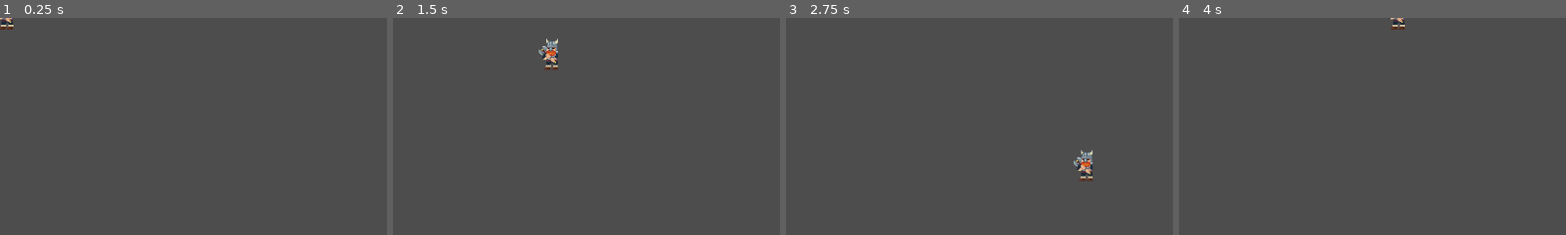
Above: before the commit, frames 1-4 (left to right).
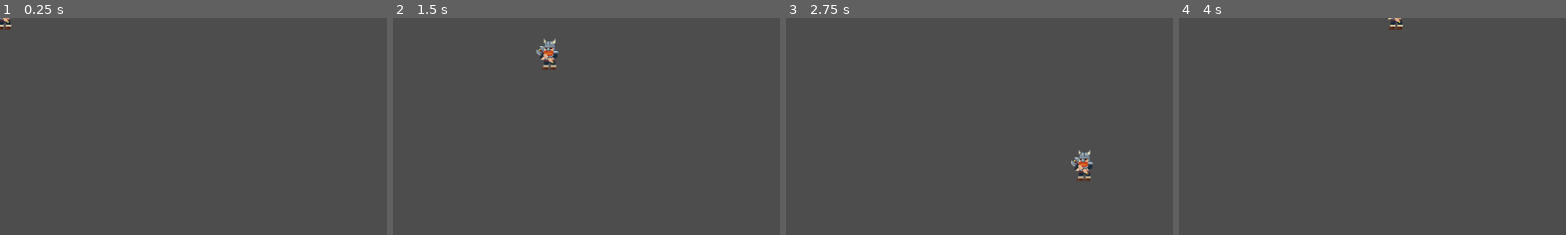
Above: after the commit, the same moments.

Repository: Jad3104/ThroneForTheForsaken
Game: Godot game, scene res://Escenas/personaje.tscn
Same seed, same stepped clock (60 frames per second), same inputs: the game is played once before the commit and once after it.
Inputs:
- Up to frame 1 (0.25 s): no input
- Up to frame 2 (1.5 s): tap Enter at 0.5 s; hold Right (ui_right) 0.53-1.28 s; hold Down (ui_down) from 1.28 s (still down)
- Up to frame 3 (2.75 s): release Down (ui_down) at 2.03 s; hold Right (ui_right) from 2.03 s (still down)
- Up to frame 4 (4 s): release Right (ui_right) at 2.78 s; hold Up (ui_up) 2.78-3.53 s; hold Left (ui_left) from 3.53 s (still down)
The pictures show only the part of the screen within x 0-50%, y 0-50%; the shares and areas given below are measured in that part.

The runs differ from the first frame. In frame 1, 0.1% of the frame differs, in the area x 0-4%, y 0-6%; in frame 2, 0.4%; in frame 3, 0.4%, in the area x 73-80%, y 60-75%; in frame 4, 0.1%.

Commit message:
Update al hframe del personaje

Diff:
--- a/Escenas/personaje.tscn
+++ b/Escenas/personaje.tscn
@@ -4,7 +4,7 @@
 [ext_resource type="Texture2D" uid="uid://4woh3f1c6632" path="res://Temporal/vikingo_caminando.png" id="2_0a5x8"]
 
 [sub_resource type="RectangleShape2D" id="RectangleShape2D_0a5x8"]
-size = Vector2(31, 47)
+size = Vector2(35, 47)
 
 [node name="Personaje" type="Node2D" unique_id=1598910890]
 
@@ -12,9 +12,9 @@
 script = ExtResource("1_0a5x8")
 
 [node name="CollisionShape2D" type="CollisionShape2D" parent="CharacterBody2D" unique_id=590426917]
-position = Vector2(6.5, -6.5)
+position = Vector2(4.5, -6.5)
 shape = SubResource("RectangleShape2D_0a5x8")
 
 [node name="Sprite2D" type="Sprite2D" parent="CharacterBody2D" unique_id=1479822266]
 texture = ExtResource("2_0a5x8")
-hframes = 13
+hframes = 11
